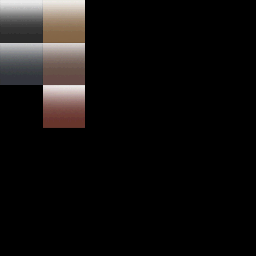
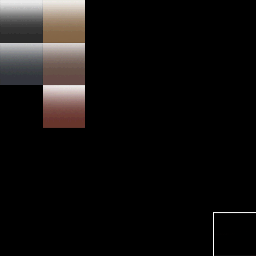
Layer changes from the first 256×256 image to the second:
added layer "Outline" above "Outline copy" over [214,213,256,256]
added layer "Outline copy" above "Background" over [213,212,256,256]
